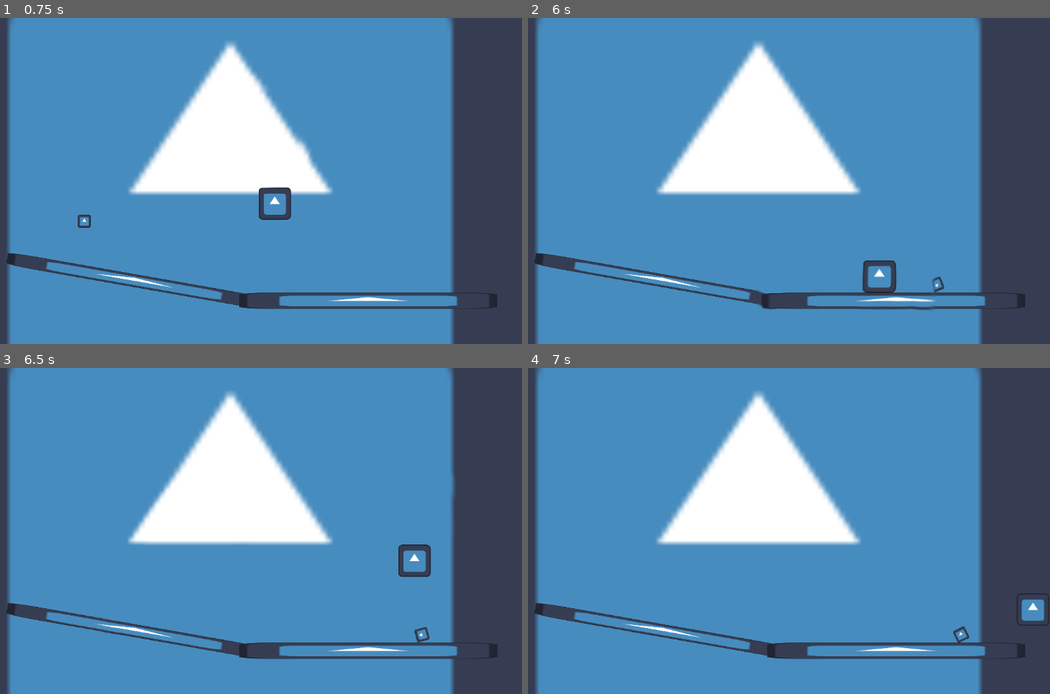
Above: before the commit, frames 1-4 (two rows, left to right).
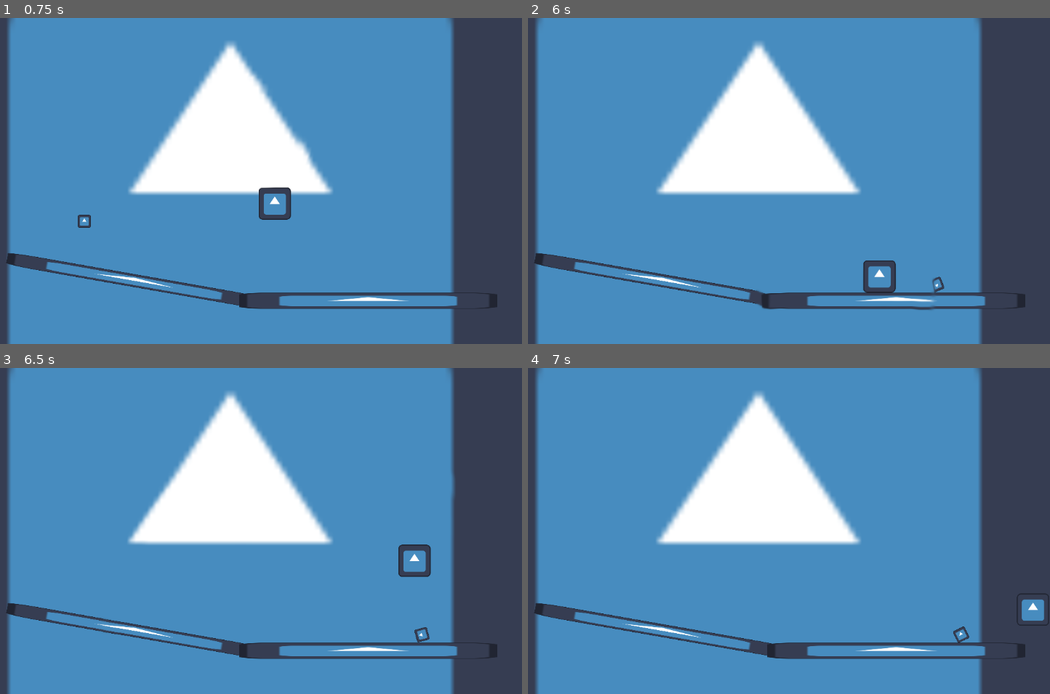
Above: after the commit, the same moments.

Repository: BeMain/metroidvania
Game: Godot game, scene res://world.tscn
The game is run twice, just before and just after one commit, with the same random seed, the same clock (stepped at 60 frames per second) and the same inputs. The engine's default icon, where the game draws it, is replaced by a stand-in: a white triangle on a blue panel in a dark square.
Inputs:
- Up to frame 1 (0.75 s): tap Enter (ui_accept) at 0.5 s; hold Right (right) from 0.53 s (still down); hold Ctrl (run) from 0.53 s (still down)
- Up to frame 2 (6 s): tap Up (jump) at 0.77, 1.52, 3.02, 3.77, 4.52 s; release Ctrl (run) at 1.28 s; tap Shift (sneak) every 1.5 s from 1.35 to 5.85 s; release Right (right) at 2.03 s; hold Ctrl (run) 2.03-2.78 s; hold Left (left) 2.03-4.28 s; hold Ctrl (run) 3.53-4.28 s; hold Right (right) from 4.28 s (still down); hold Ctrl (run) 5.03-5.78 s
- Up to frame 3 (6.5 s): keep holding Right (right); tap Up (jump) at 6.02 s
- Up to frame 4 (7 s): keep holding Right (right); hold Ctrl (run) from 6.53 s (still down); tap Up (jump) at 6.77 s

Frame 1 is identical in both runs. In frame 2, less than 0.1% of the frame differs, in the area x 63-73%, y 75-89%; in frame 3, less than 0.1%; in frame 4, nothing differs.

Commit message:
Only count the force applied in the direction of the normal when generating sound ripples

Diff:
--- a/objects/audible_object.gd
+++ b/objects/audible_object.gd
@@ -17,8 +17,9 @@
 func _integrate_forces(state):
 	# Generate sound ripples on collisions
 	for i in state.get_contact_count():
-		var force: float = abs((prev_frame_linear_velocity - linear_velocity).length()) * velocity_to_force_ratio
+		var force: float = abs((prev_frame_linear_velocity - linear_velocity).project(state.get_contact_local_normal(i)).length()) * velocity_to_force_ratio
 		if force > generate_ripple_threshold and ripple_timer.time_left == 0:
+			print(force)
 			SoundRipples.add_ripple(state.get_contact_collider_position(i), 1.0, 512.0, force)
 			ripple_timer.start()
 
--- a/player.gd
+++ b/player.gd
@@ -67,7 +67,7 @@
 	for i in get_slide_collision_count():
 		var collision = get_slide_collision(i)
 
-		var impact_force = abs((velocity_before_move - velocity).length()) * collision_velocity_to_force_ratio
+		var impact_force = abs((velocity_before_move - velocity).project(collision.get_normal()).length()) * collision_velocity_to_force_ratio
 		var movement_force = velocity.length() * walking_velocity_to_force_ratio
 		var force = max(impact_force, movement_force)
 		if force > generate_ripple_threshold:
